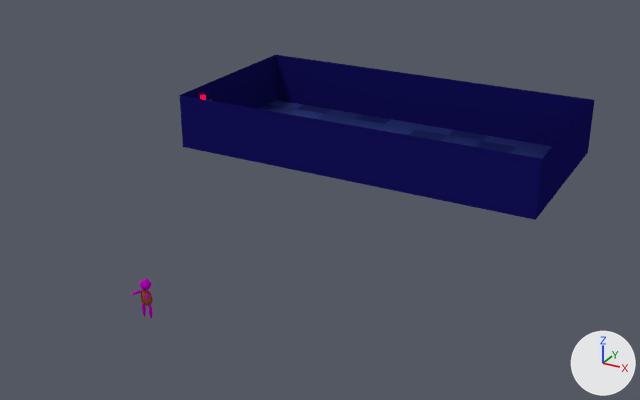
A saved change to the Blender file Bilder/Männchen.blend.
Both versions are drawn from a 50 mm lens placed at (19.2, -21.7, 17.2), pointed at (1.7, 10.0, 1.3). The lights are fixed; the arrows at lower right show +X, +Y and +Z.
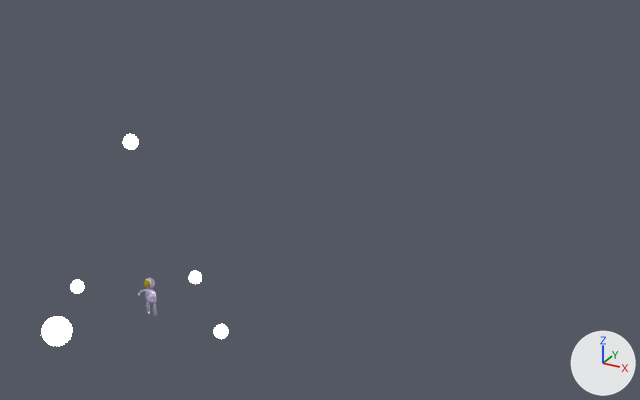
Boxes (x1, y1, x2, y2) around the edits, measured in the pictures (640 x 400 px):
'Plane.002', deleted: before (180, 95, 542, 220)
'Plane.001', deleted: before (276, 55, 594, 147)
'Plane', deleted: before (260, 100, 552, 159)
'Plane.004', deleted: before (181, 55, 276, 109)
'Plane.003', deleted: before (536, 100, 595, 219)
'Sphere.001', added: after (42, 316, 72, 346)
'Cube.001', moved: before (141, 290, 152, 306); after (145, 289, 157, 304)
'Sphere.005', added: after (123, 134, 138, 150)
'Sphere.003', added: after (214, 324, 229, 339)
'Sphere.004', added: after (71, 280, 85, 293)
'Sphere', moved: before (140, 279, 151, 290); after (144, 278, 155, 289)
'Sphere.002', added: after (189, 271, 202, 284)
'Cube.004', moved: before (142, 302, 146, 317); after (146, 302, 150, 315)
'Cube.005', moved: before (149, 305, 153, 318); after (153, 303, 157, 317)
'Cube', moved (not visible afterwards): before (201, 95, 206, 99)

Patch to the scene script:
```diff
--- a/Bilder/Männchen.blend.py
+++ b/Bilder/Männchen.blend.py
@@ mat_hell @@
+mat_hell = emission_material('Hell')
+mat_hell.base_color = (0.8, 0.8, 0.8)  # white #e7e7e7
+mat_hell.strength = 50.0
@@ me_sphere_001 @@
+me_sphere_001.from_pydata(...)  # a UV sphere (32 segments, 16 rings, poles along z) spanning x -1.0..1.0, y -1.0..1.0, z -1.0..1.0
+me_sphere_001.materials.append(mat_hell)  # white #e7e7e7
@@ ob_cube_005 @@
 ob_cube_005 = bpy.data.objects.new('Cube.005', me_cube_005)
-ob_cube_005.location = (0.07, 0.06, 0.34)
+ob_cube_005.location = (0.14, 0.21, 0.34)
 ob_cube_005.rotation_euler = (1.571, 0.0, -6.724)  # degrees (90, 0, 335)
@@ ob_cube_004 @@
 ob_cube_004 = bpy.data.objects.new('Cube.004', me_cube_003)
-ob_cube_004.location = (-0.23, 0.05, 0.34)
+ob_cube_004.location = (-0.16, 0.2, 0.34)
 ob_cube_004.rotation_euler = (1.571, 0.0, -6.724)  # degrees (90, 0, 335)
@@ ob_sphere @@
 ob_sphere = bpy.data.objects.new('Sphere', me_sphere)
-ob_sphere.location = (-0.08, 0.07, 1.4)
+ob_sphere.location = (-0.01, 0.22, 1.4)
 ob_sphere.rotation_euler = (0.0, 0.0, -4.731)  # degrees (0, 0, -271)
@@ ob_cube_001 @@
 ob_cube_001 = bpy.data.objects.new('Cube.001', me_cube)
-ob_cube_001.location = (-0.08, 0.07, 0.85)
+ob_cube_001.location = (-0.01, 0.22, 0.85)
 ob_cube_001.rotation_euler = (0.0, 0.0, -4.731)  # degrees (0, 0, -271)
@@ ob_cube @@
 ob_cube = bpy.data.objects.new('Cube', me_cube_004)
-ob_cube.location = (-9.89, 17.41, 2.36)
+ob_cube.location = (-0.26, -0.08, 1.05)
 ob_cube.scale = (0.1, 0.1, 0.1)
@@ ob_plane_004 @@
-ob_plane_004 = bpy.data.objects.new('Plane.004', me_plane_011)
-ob_plane_004.location = (-10.0, 20.43, 1.5)
-ob_plane_004.rotation_euler = (0.0, 1.571, 0.0)  # degrees (0, 90, 0)
-ob_plane_004.scale = (1.5, 5.0, 1.0)
@@ ob_plane_003 @@
-ob_plane_003 = bpy.data.objects.new('Plane.003', me_plane_010)
-ob_plane_003.location = (10.0, 20.43, 1.5)
-ob_plane_003.rotation_euler = (0.0, 1.571, 0.0)  # degrees (0, 90, 0)
-ob_plane_003.scale = (1.5, 5.0, 1.0)
@@ ob_plane_002 @@
-ob_plane_002 = bpy.data.objects.new('Plane.002', me_plane_009)
-ob_plane_002.location = (0.0, 15.43, 1.5)
-ob_plane_002.rotation_euler = (1.571, 0.0, 0.0)  # degrees (90, 0, 0)
-ob_plane_002.scale = (10.0, 1.5, 1.0)
@@ ob_plane_001 @@
-ob_plane_001 = bpy.data.objects.new('Plane.001', me_plane_008)
-ob_plane_001.location = (0.0, 25.43, 1.5)
-ob_plane_001.rotation_euler = (1.571, 0.0, 0.0)  # degrees (90, 0, 0)
-ob_plane_001.scale = (10.0, 1.5, 1.0)
@@ ob_plane @@
-ob_plane = bpy.data.objects.new('Plane', me_plane_007)
-ob_plane.location = (0.0, 20.43, 0.0)
-ob_plane.scale = (10.0, 5.0, 1.0)
@@ ob_sphere_001 @@
+ob_sphere_001 = bpy.data.objects.new('Sphere.001', me_sphere_001)
+ob_sphere_001.location = (0.09, -4.47, 1.97)
+ob_sphere_001.scale = (0.474, 0.474, 0.474)
@@ ob_sphere_002 @@
+ob_sphere_002 = bpy.data.objects.new('Sphere.002', me_sphere_001.copy())
+ob_sphere_002.location = (0.09, 2.81, 0.43)
+ob_sphere_002.scale = (-0.261, -0.261, -0.261)
@@ ob_sphere_003 @@
+ob_sphere_003 = bpy.data.objects.new('Sphere.003', me_sphere_001.copy())
+ob_sphere_003.location = (3.23, 0.03, 0.43)
+ob_sphere_003.scale = (-0.261, -0.261, -0.261)
@@ ob_sphere_004 @@
+ob_sphere_004 = bpy.data.objects.new('Sphere.004', me_sphere_001.copy())
+ob_sphere_004.location = (-3.44, 0.03, 0.43)
+ob_sphere_004.scale = (-0.261, -0.261, -0.261)
@@ ob_sphere_005 @@
+ob_sphere_005 = bpy.data.objects.new('Sphere.005', me_sphere_001.copy())
+ob_sphere_005.location = (-0.12, 0.03, 6.91)
+ob_sphere_005.scale = (-0.261, -0.261, -0.261)
```
